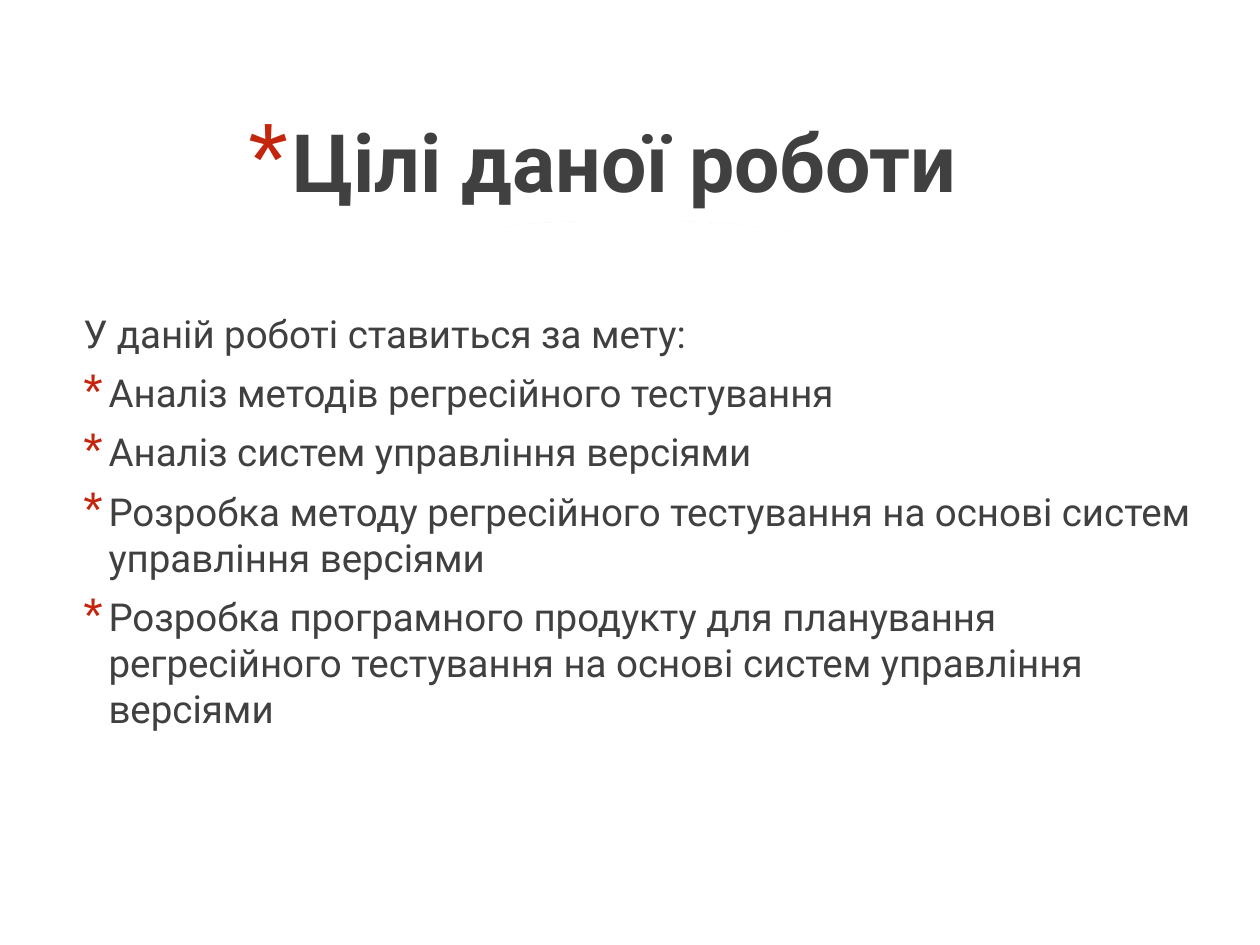
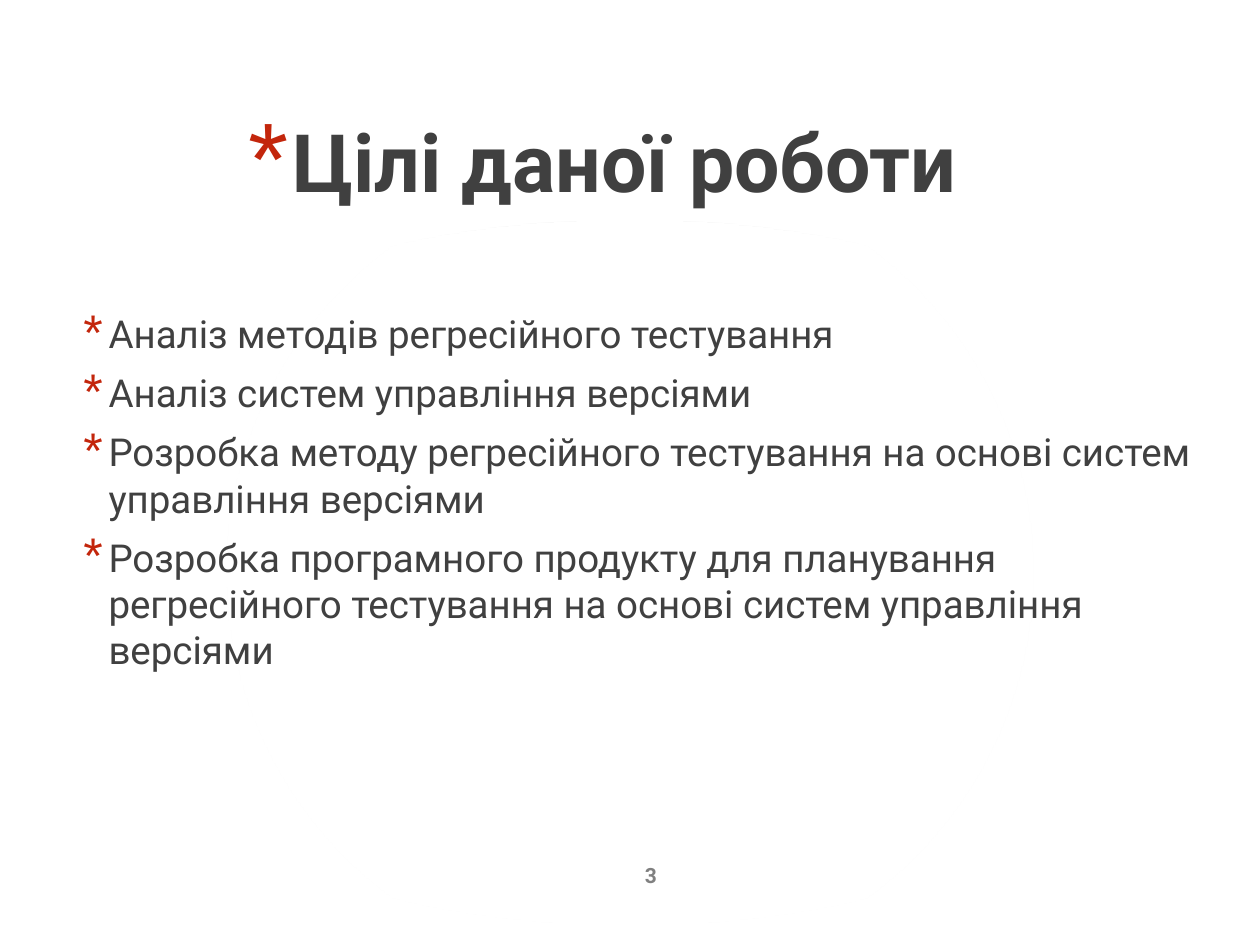
Before and after one commit to asdanilenk/Bakalavr, a slide deck: slide 3 of Diplom.pptx. Drawn at 1260x945 pixels with LibreOffice and Linux fonts; fonts in the diff are those of the drawing. Boxes give left, top, right and bottom in pixels: in the first picture for what was removed or moved away, otherwise in the second. Text is boxed around its words. In the diff, an @@ line names an element or a change of style, - is before the commit and + after.

```diff
--- a/Diplom.pptx
+++ b/Diplom.pptx
@@ text at <box>83,319,686,356</box>: paragraph removed @@
-У даній роботі ставиться за мету:
@@ page number added at <box>645,868,657,883</box>, 12 pt, text #808080, bold @@
+3
```
Also in this commit, not shown: 15 other slides changed, 1 other file.
